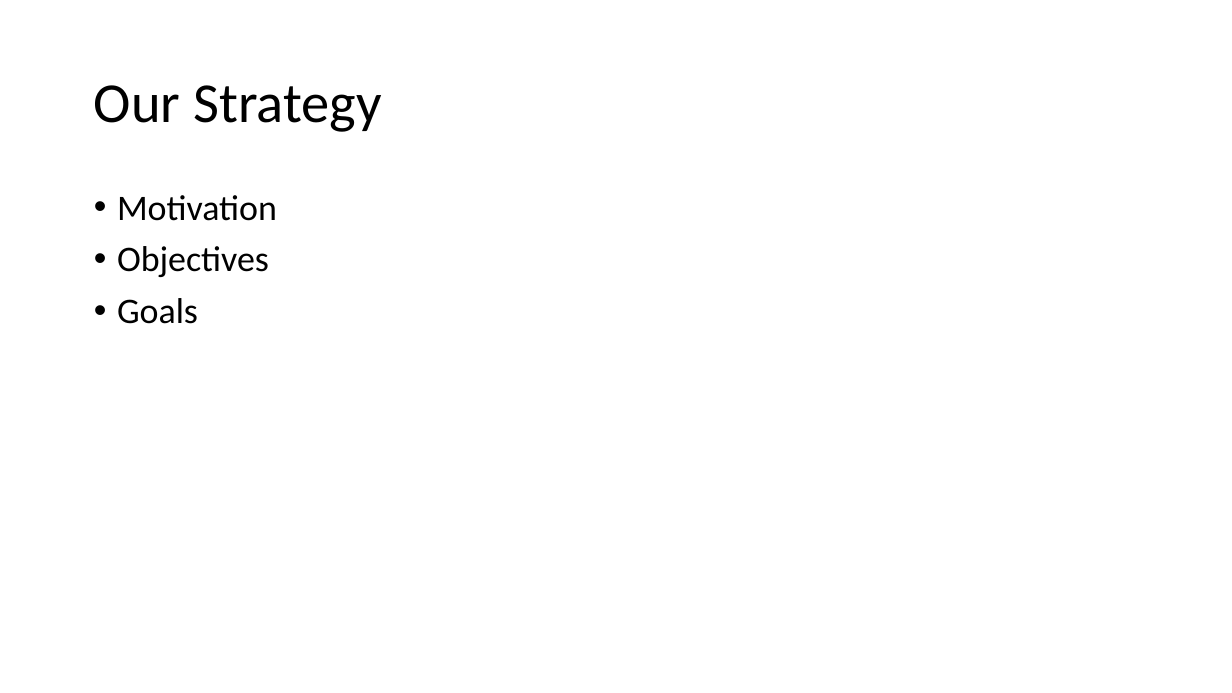
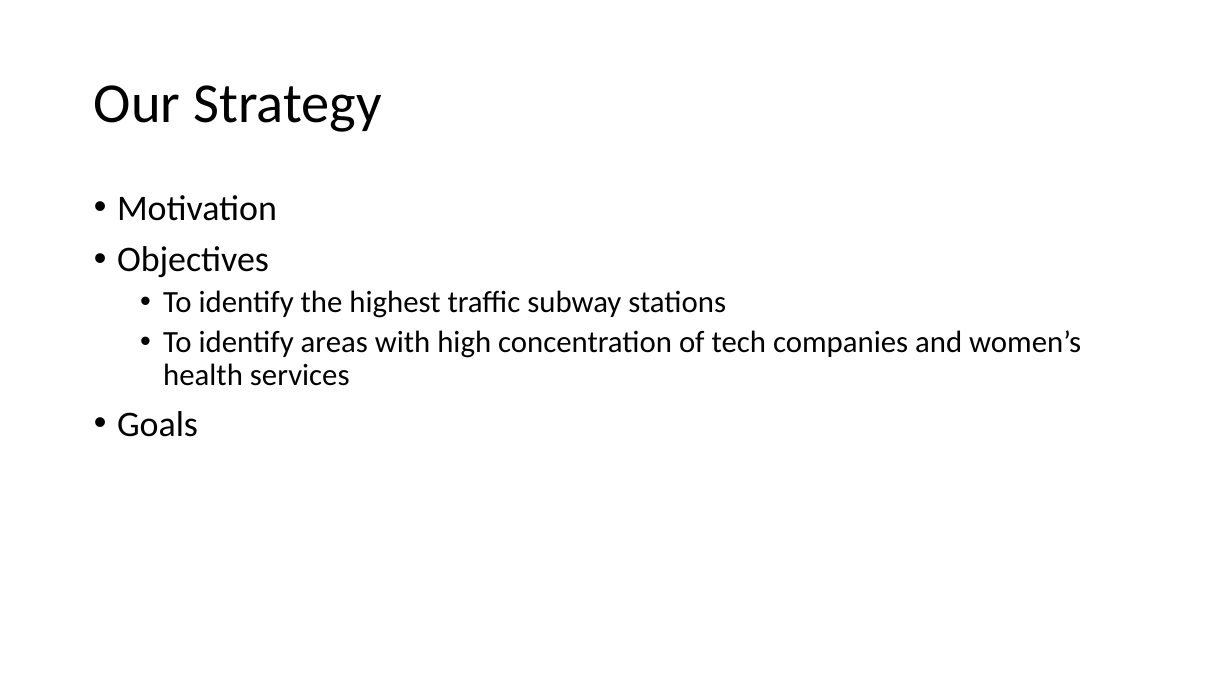
Before and after one commit to cruzkat/Project_01, a slide deck: slide 2 of WTWY_GalaPresentation.pptx. Drawn at 1232x693 pixels with LibreOffice and Linux fonts; fonts in the diff are those of the drawing. Boxes give left, top, right and bottom in pixels: in the first picture for what was removed or moved away, otherwise in the second. Text is boxed around its words. In the diff, an @@ line names an element or a change of style, - is before the commit and + after.

```diff
--- a/WTWY_GalaPresentation.pptx
+++ b/WTWY_GalaPresentation.pptx
@@ text at <box>163,290,1081,386</box>: paragraphs added @@
+  • To identify the highest traffic subway stations
+  • To identify areas with high concentration of tech companies and women’s health services
```
Also in this commit, not shown: 1 slide added, 1 slide removed, 1 other file.
